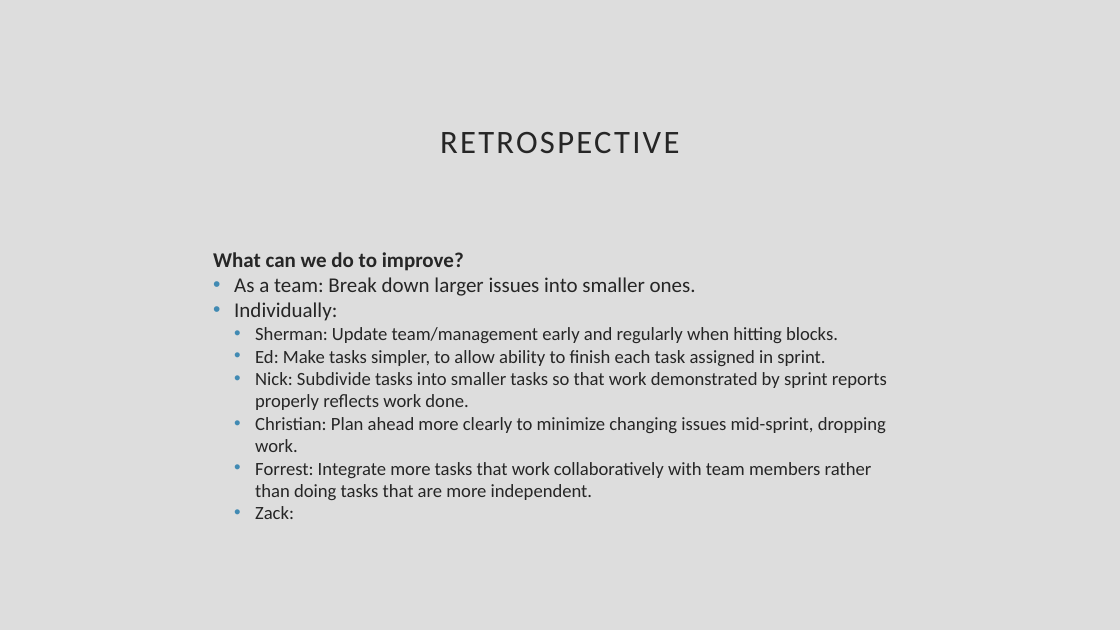
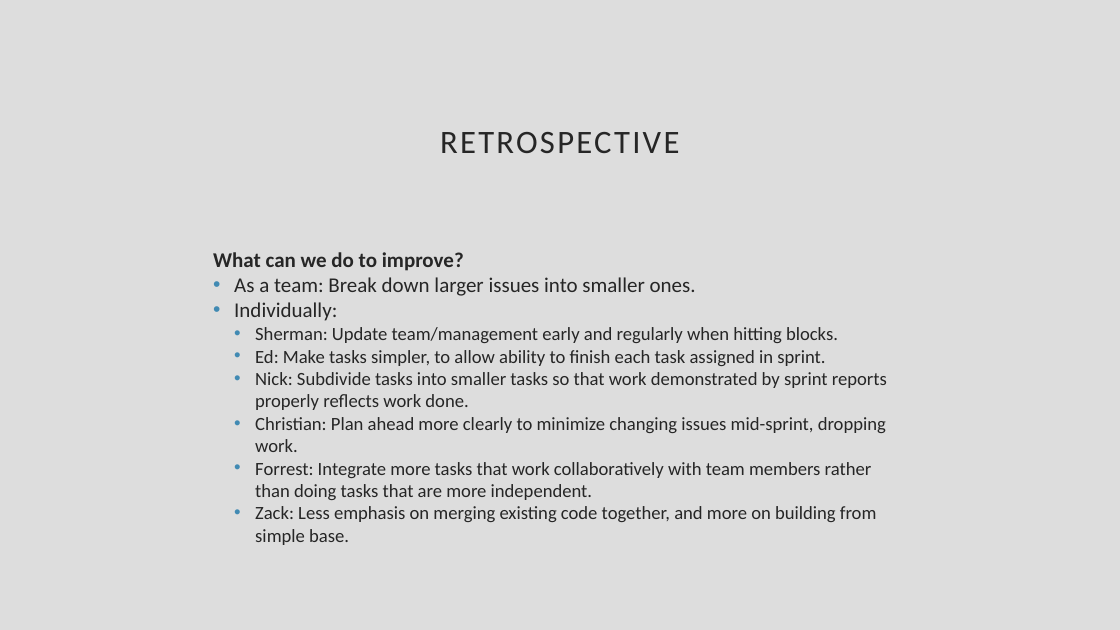
Before and after one commit to CiderCS3398/CS3398-Cider-S2017, a slide deck: slide 4 of Presentations/Sprint 2 Review.pptx. Drawn at 1120x630 pixels with LibreOffice and Linux fonts; fonts in the diff are those of the drawing. Boxes give left, top, right and bottom in pixels: in the first picture for what was removed or moved away, otherwise in the second. Text is boxed around its words. In the diff, an @@ line names an element or a change of style, - is before the commit and + after.

Commit message:
Zack Edit

```diff
--- a/Presentations/Sprint 2 Review.pptx
+++ b/Presentations/Sprint 2 Review.pptx
@@ text at box(255, 506, 877, 545): text changed @@
-  • Zack:
+  • Zack: Less emphasis on merging existing code together, and more on building from simple base.
```
